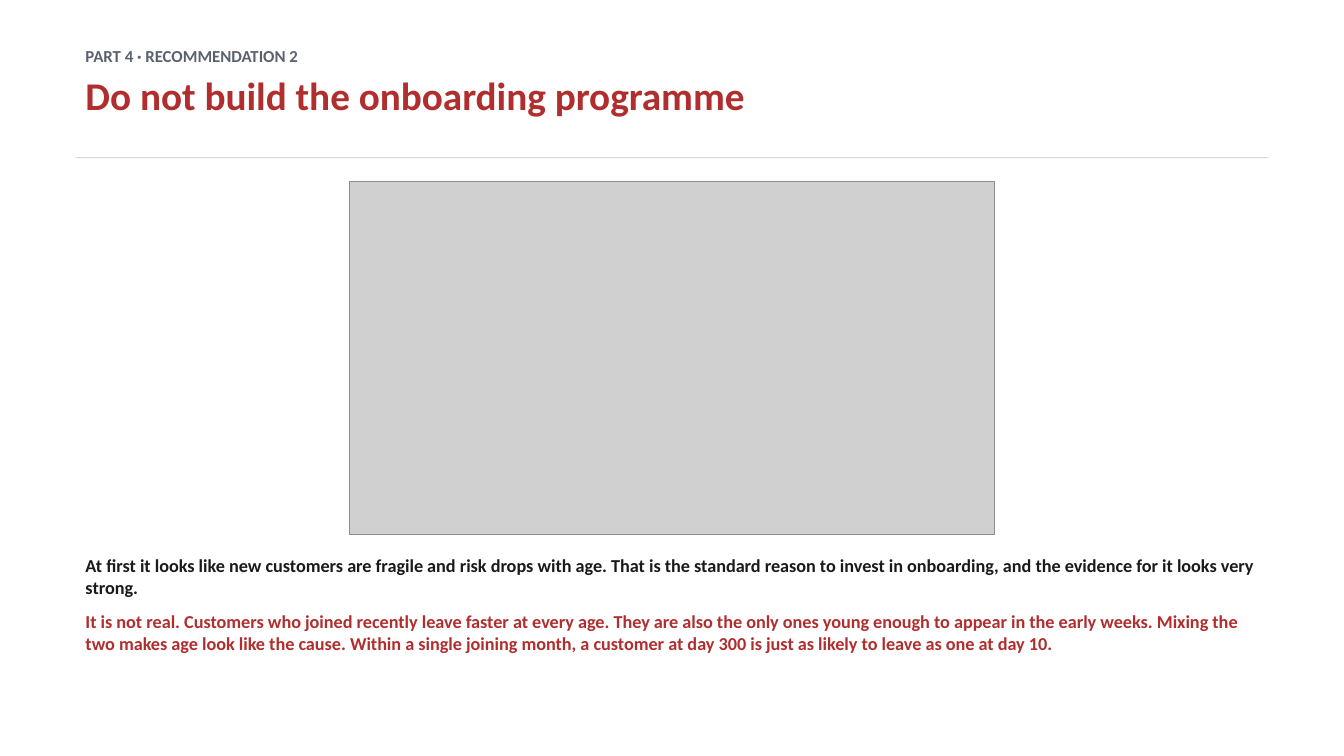
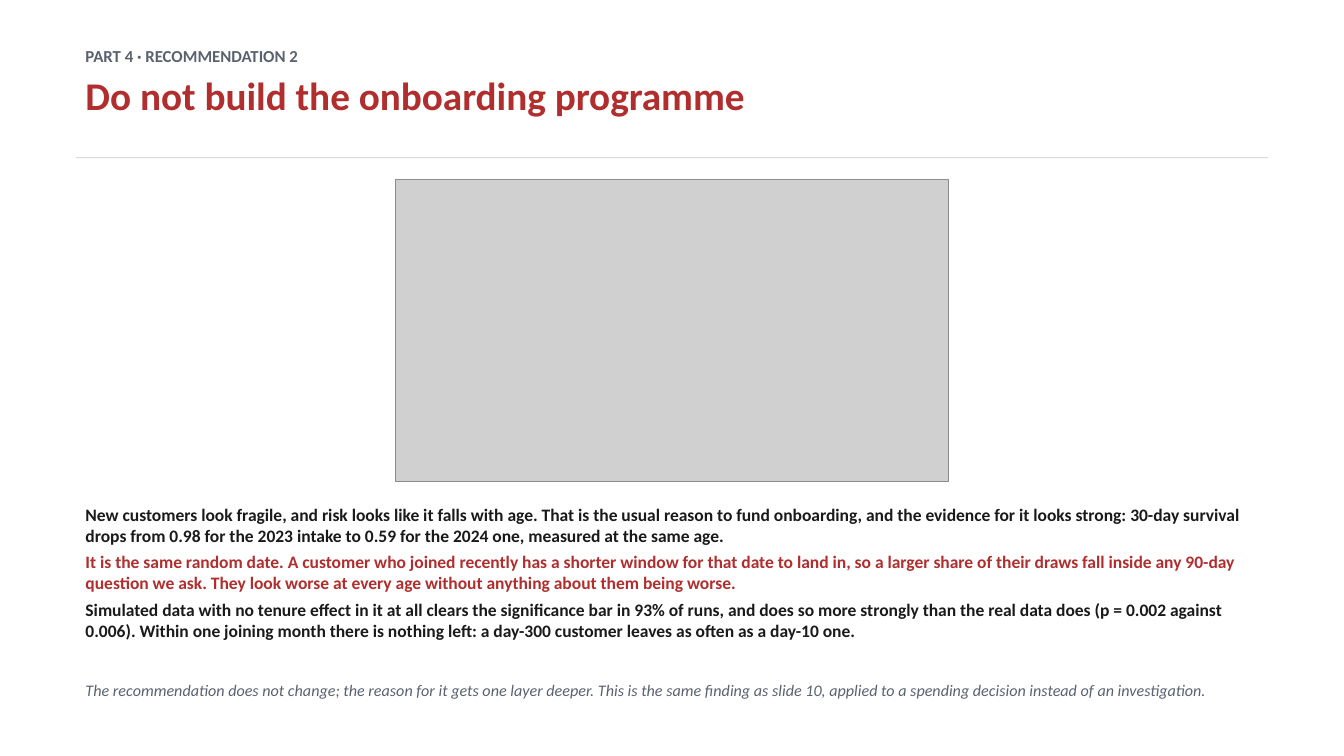
Before and after one commit to dmitriyratu/avepoint-churn-case-study, a slide deck: slide 11 of outputs/AvePoint_Case_Study.pptx. Drawn at 1344x756 pixels with LibreOffice and Linux fonts; fonts in the diff are those of the drawing; grey boxes stand for pictures. Boxes give left, top, right and bottom in pixels: in the first picture for what was removed or moved away, otherwise in the second. Text is boxed around its words. In the diff, an @@ line names an element or a change of style, - is before the commit and + after.

Commit message:
Update documentation and analysis regarding churn predictions and data integrity
- Revised `README.md` to clarify that the dataset cannot determine why customers leave, emphasizing that the observed churn patterns are artifacts of data generation rather than genuine trends.
- Enhanced `ASSUMPTIONS.md` to detail the implications of right-truncation on churn date analysis, reinforcing the need for accurate data interpretation.
- Updated `PRODUCT_QUESTIONS.md` to reflect the findings from notebooks 11-16, highlighting the limitations of the dataset in predicting churn and the withdrawal of previous recommendations based on flawed assumptions.
- Introduced `16_generator_audit.py` to audit the one positive finding, demonstrating that the churn hazard observed is a result of random date generation rather than a true business change.

These changes aim to improve the understanding of the dataset's limitations and ensure accurate communication of findings related to customer churn.

```diff
--- a/outputs/AvePoint_Case_Study.pptx
+++ b/outputs/AvePoint_Case_Study.pptx
@@ picture: place and size @@
-picture at <box>350,181,994,534</box>
+picture at <box>396,179,949,482</box>
@@ text at <box>85,508,1239,640</box>: text changed; size 13 to 12.5 pt; text colour #B02E2E to #1A1A1A @@
-At first it looks like new customers are fragile and risk drops with age. That is the standard reason to invest in onboarding, and the evidence for it looks very strong.
-It is not real. Customers who joined recently leave faster at every age. They are also the only ones young enough to appear in the early weeks. Mixing the two makes age look like the cause. Within a single joining month, a customer at day 300 is just as likely to leave as one at day 10.
+New customers look fragile, and risk looks like it falls with age. That is the usual reason to fund onboarding, and the evidence for it looks strong: 30-day survival drops from 0.98 for the 2023 intake to 0.59 for the 2024 one, measured at the same age.
+It is the same random date. A customer who joined recently has a shorter window for that date to land in, so a larger share of their draws fall inside any 90-day question we ask. They look worse at every age without anything about them being worse.
+Simulated data with no tenure effect in it at all clears the significance bar in 93% of runs, and does so more strongly than the real data does (p = 0.002 against 0.006). Within one joining month there is nothing left: a day-300 customer leaves as often as a day-10 one.
@@ text added at <box>85,685,1206,699</box>, 11.5 pt, text #5A6270, italic @@
+The recommendation does not change; the reason for it gets one layer deeper. This is the same finding as slide 10, applied to a spending decision instead of an investigation.
```
Also in this commit, not shown: 8 other slides changed, 27 other files.
